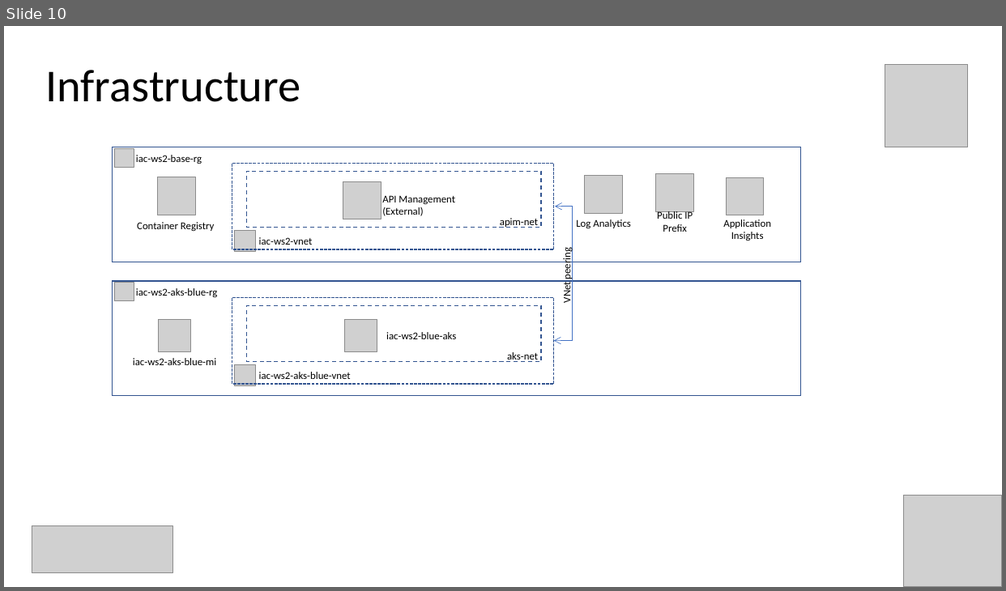
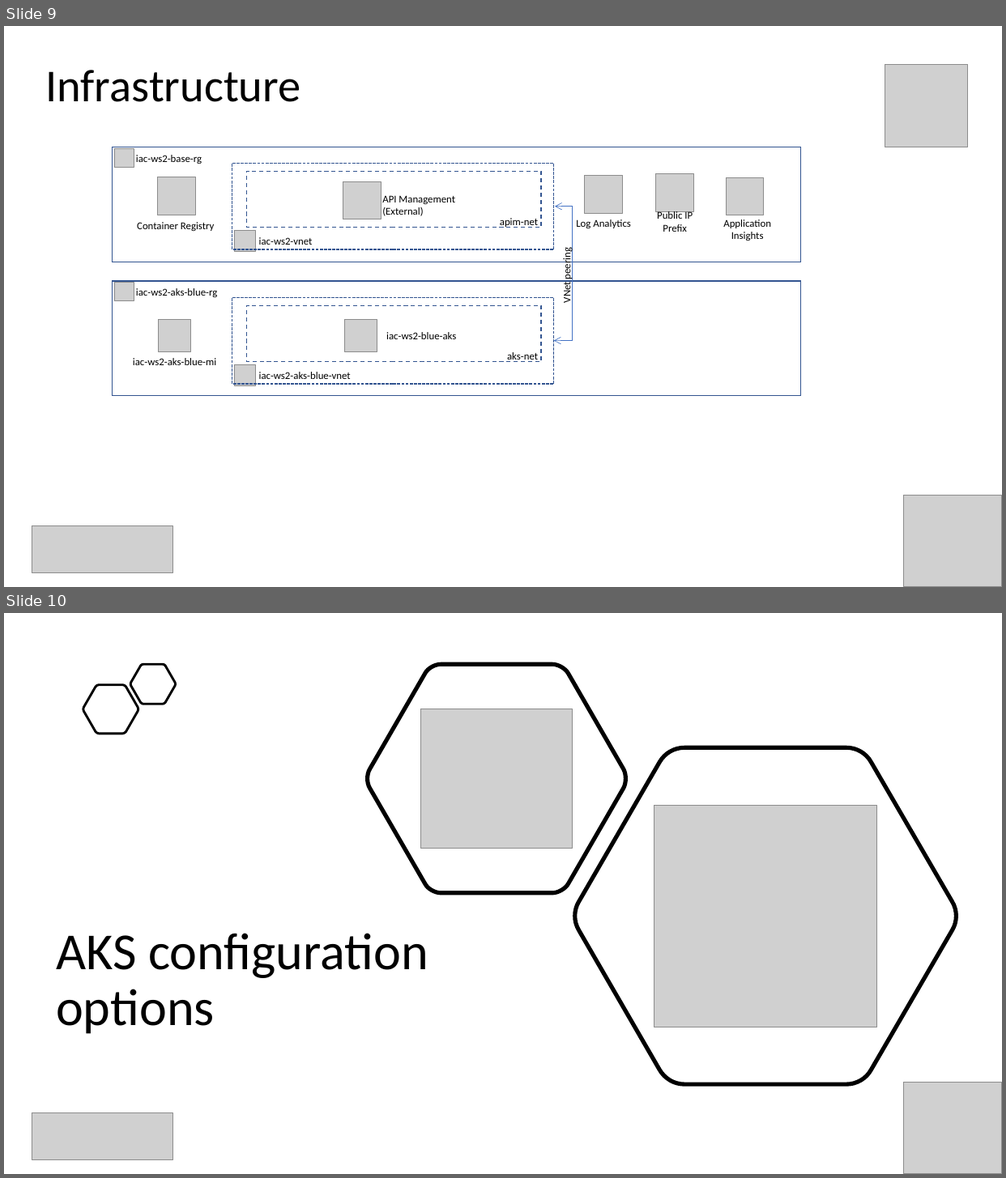
Before and after one commit to evgenyb/aks-workshops, a slide deck: 02-aks-advanced-configuration/slides/Advanced AKS Configuration.pptx. Shown one above the other, each under a label of ours: slide 10 before the commit, slides 9 and 10 after it. The pictures are 1006x591 and 1006x1178 pixels, drawn with LibreOffice and Linux fonts; fonts in the diff are those of the drawing; grey boxes stand for pictures; background and template pictures are left out. Boxes give left, top, right and bottom in pixels: in the first picture for what was removed or moved away, otherwise in the second. Text is boxed around its words. In the diff, an @@ line names an element or a change of style, - is before the commit and + after.

```diff
--- a/02-aks-advanced-configuration/slides/Advanced AKS Configuration.pptx
+++ b/02-aks-advanced-configuration/slides/Advanced AKS Configuration.pptx
@@ slide 10 added at (x1=4, y1=613, x2=1002, y2=1174), background #FFFFFF @@
@@ freeform shape added at (x1=83, y1=685, x2=138, y2=734), outline #000000 2.25 pt @@
@@ freeform shape added at (x1=130, y1=664, x2=176, y2=704), outline #000000 2.25 pt @@
@@ freeform shape added at (x1=368, y1=664, x2=626, y2=893), outline #000000 4 pt @@
@@ picture added at (x1=421, y1=709, x2=572, y2=848) @@
@@ freeform shape added at (x1=573, y1=747, x2=957, y2=1084), outline #000000 4 pt @@
@@ picture added at (x1=654, y1=806, x2=877, y2=1028) @@
@@ text added at (x1=56, y1=933, x2=428, y2=1034), 50 pt, text #000000 @@
+AKS configuration options
@@ picture added at (x1=904, y1=1082, x2=1002, y2=1174) @@
@@ picture added at (x1=32, y1=1114, x2=173, y2=1161) @@
@@ what was slide 10 is now slide 9 @@
```
Also in this commit, not shown: 1 slide changed, 7 other slides added, 1 slide removed, 20 other files.
